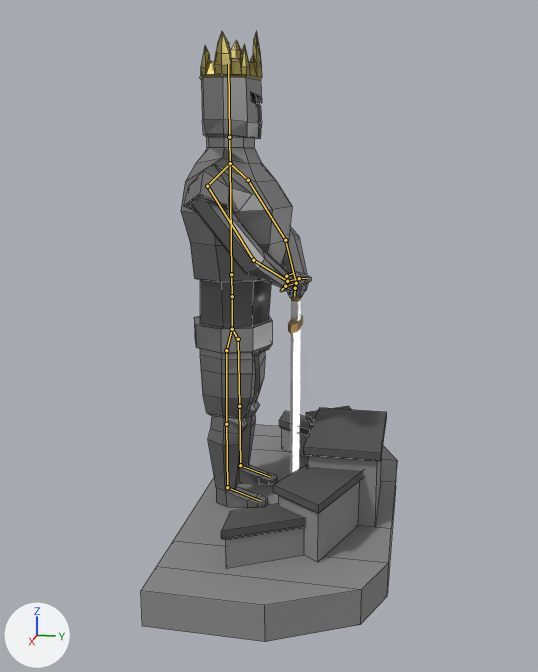
The Blender file blender_projects/judge.blend, before and after one commit.
One viewpoint serves both versions: a 50 mm lens placed at (21.67, -12.61, 22.62), pointed at (0.42, -16.86, 17.3). The lights are fixed; the arrows at lower left show +X, +Y and +Z. The picture after the commit comes second. The bones that bend it are drawn over the model as lines. Mesh edges are drawn as thin lines on the coarser meshes.

Names of what the first picture shows: 'altar', 'body', 'sword'.
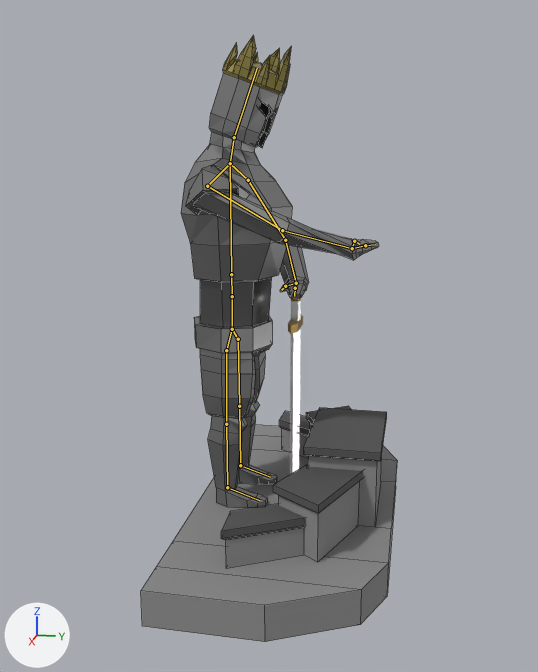
The newer file adds an action. The first version stands in its rest pose; the second is drawn at frame 21 of the action 'throwDice'.

Where the change shows, as pixel boxes (x1, y1, x2, y2) in the pictures (538 x 672 px):
```json
{"object": "body", "change": "posed", "before": [181, 30, 311, 508], "after": [181, 35, 379, 508], "on screen": "52% wider"}
{"bone": "Bone.003", "before": "(230, 163) to (229, 137)", "after": "(230, 163) to (234, 137)"}
{"bone": "Bone.004", "before": "(229, 137) to (228, 64)", "after": "(234, 137) to (257, 68)"}
{"bone": "Bone.008", "before": "(207, 186) to (253, 260)", "after": "(207, 186) to (282, 230)"}
{"bone": "Bone.010", "before": "(253, 260) to (287, 281)", "after": "(282, 230) to (352, 248)"}
{"bone": "Bone.019", "before": "(287, 281) to (299, 278)", "after": "(352, 248) to (365, 245)"}
{"bone": "Bone.020", "before": "(299, 278) to (307, 278)", "after": "(365, 245) to (375, 244)"}
{"bone": "Bone.023", "before": "(287, 281) to (286, 276)", "after": "(352, 248) to (354, 241)"}
{"bone": "Bone.024", "before": "(286, 276) to (294, 272)", "after": "(354, 241) to (359, 244)"}
```

Scene script edits in JSON lines:
```json
{"block": "bone_bone_003", "where": "bone_bone_003 = bpy.data.objects['Armature'].pose.bones['Bone.003']  # child of 'Bone.002'"}
{"op": "set", "path": "bone_bone_003.rotation_quaternion", "old": "(1.0, 0.0, 0.0, 0.0)", "new": "(0.989, -0.095, -0.107, 0.011)", "note": "degrees (0, 0, 0) -> degrees (-11, -12, 2)"}
{"block": "bone_bone_004", "where": "bone_bone_004 = bpy.data.objects['Armature'].pose.bones['Bone.004']  # child of 'Bone.003'"}
{"op": "set", "path": "bone_bone_004.rotation_quaternion", "old": "(1.0, 0.0, 0.0, 0.0)", "new": "(0.996, -0.077, -0.032, 0.014)", "note": "degrees (0, 0, 0) -> degrees (-9, -4, 2)"}
{"block": "bone_bone_008", "where": "bone_bone_008 = bpy.data.objects['Armature'].pose.bones['Bone.008']  # child of 'Bone.006'"}
{"op": "set", "path": "bone_bone_008.rotation_quaternion", "old": "(1.0, 0.0, 0.0, 0.0)", "new": "(0.932, -0.237, -0.274, 0.027)", "note": "degrees (0, 0, 0) -> degrees (-32, -30, 12)"}
{"block": "bone_bone_010", "where": "bone_bone_010 = bpy.data.objects['Armature'].pose.bones['Bone.010']  # child of 'Bone.008'"}
{"op": "set", "path": "bone_bone_010.rotation_quaternion", "old": "(1.0, 0.0, 0.0, 0.0)", "new": "(0.815, -0.33, 0.431, 0.202)", "note": "degrees (0, 0, 0) -> degrees (-42, 57, 5)"}
{"block": "bone_bone_019", "where": "bone_bone_019 = bpy.data.objects['Armature'].pose.bones['Bone.019']  # child of 'Bone.010'"}
{"op": "set", "path": "bone_bone_019.rotation_quaternion", "old": "(1.0, 0.0, 0.0, 0.0)", "new": "(0.971, 0.193, -0.012, -0.141)", "note": "degrees (0, 0, 0) -> degrees (22, 2, -16)"}
{"block": "bone_bone_020", "where": "bone_bone_020 = bpy.data.objects['Armature'].pose.bones['Bone.020']  # child of 'Bone.019'"}
{"op": "set", "path": "bone_bone_020.rotation_quaternion", "old": "(1.0, 0.0, 0.0, 0.0)", "new": "(0.994, -0.102, -0.037, 0.032)", "note": "degrees (0, 0, 0) -> degrees (-12, -4, 4)"}
{"block": "bone_bone_023", "where": "bone_bone_023 = bpy.data.objects['Armature'].pose.bones['Bone.023']  # child of 'Bone.010'"}
{"op": "set", "path": "bone_bone_023.rotation_quaternion", "old": "(1.0, 0.0, 0.0, 0.0)", "new": "(0.985, 0.041, -0.099, -0.128)", "note": "degrees (0, 0, 0) -> degrees (6, -11, -15)"}
{"block": "bone_bone_024", "where": "bone_bone_024 = bpy.data.objects['Armature'].pose.bones['Bone.024']  # child of 'Bone.023'"}
{"op": "set", "path": "bone_bone_024.rotation_quaternion", "old": "(1.0, 0.0, 0.0, 0.0)", "new": "(0.867, 0.481, -0.115, 0.052)", "note": "degrees (0, 0, 0) -> degrees (58, -14, -1)"}
```
